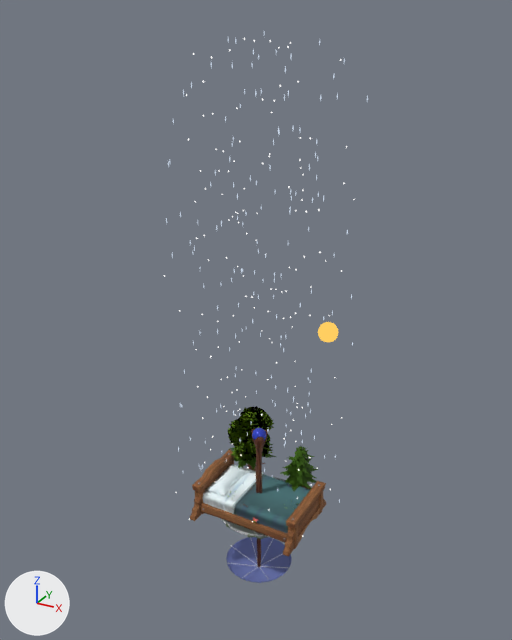
An edit to the glTF model app/src/main/assets/character/world.glb, drawn before and after from the same camera.
Rendered twice from a 50 mm camera at (2.97, -5.47, 4.99) aimed at (-0.09, 0.1, 2.21). Every picture has the same lights, and +X, +Y and +Z are marked at lower left. The older version comes first. Vertices at exactly the same position are counted once.

The first picture shows 'bed', 'env_day', 'env_snow', 'prop_staff', 'prop_umbrella' and 6 more.
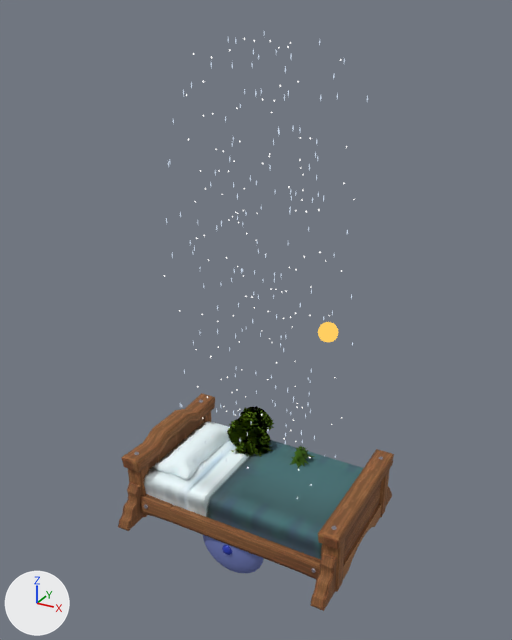
Boxes (x1, y1, x2, y2) around the edits, measured in the pictures (512 x 640 px):
'bed', rescaled (102% wider, 103% taller)
    before: (190, 450, 326, 557)
    after: (118, 393, 394, 611)
'prop_umbrella', reshaped
    before: (226, 537, 292, 583)
    after: (203, 535, 264, 573)
'prop_staff', moved, turned, rescaled (mostly hidden afterwards)
    before: (251, 428, 268, 567)
    after: (222, 545, 232, 555)
part 2 of me_prop_umbrella, added (blue)
    after: (203, 535, 264, 573)
part 3 of me_prop_umbrella, deleted (blue)
    before: (226, 537, 292, 583)

Diff of the bpy script that builds the scene:
```diff
--- a/app/src/main/assets/character/world.glb.py
+++ b/app/src/main/assets/character/world.glb.py
@@ me_prop_staff @@
 # used by ob_prop_staff; location = (0.0, 0.0, 0.0)
-me_prop_staff.from_pydata(...)  # 322 vertices, 636 faces; spans x -0.09..0.07, y -0.09..0.08, z -0.85..1.05
+me_prop_staff.from_pydata(...)  # 322 vertices, 636 faces; spans x -0.07..0.07, y -0.72..0.88, z -0.07..0.07
+# me_prop_staff part 1: the whole mesh is turned 90 degrees about the x axis through its middle and scaled by 0.842, then moved by (0.01, 0.08, -0.1)
 me_prop_staff.materials.append(mat_swsmat)
@@ me_prop_umbrella @@
 # used by ob_prop_umbrella; location = (0.0, 0.0, 0.0)
-me_prop_umbrella.from_pydata(...)  # 647 vertices, 1024 faces; spans x -0.369..0.369, y -0.369..0.369, z -0.793..0.054
+me_prop_umbrella.from_pydata(...)  # 645 vertices, 1024 faces; spans x -0.369..0.369, y -0.713..0.134, z -0.369..0.369
+# me_prop_umbrella part 2: a new loose piece of 224 vertices spanning x -0.366..0.366, y -0.685..-0.568, z -0.366..0.366, in mat_umbrella_cloth (blue #6f7cbc)
+# me_prop_umbrella part 3: the loose piece of 225 vertices spanning x -0.366..0.366, y -0.366..0.366, z -0.765..-0.648 is deleted
+# other edits to the shape of me_prop_umbrella do not show in these pictures
 me_prop_umbrella.materials.append(mat_umbrella_cloth)
@@ me_bed @@
 # used by ob_bed; location = (0.0, 0.0, 0.0)
-me_bed.from_pydata(...)  # 942 vertices, 1600 faces; spans x -0.603..0.603, y -0.469..0.469, z 0.0..0.403
+me_bed.from_pydata(...)  # 942 vertices, 1600 faces; spans x -1.206..1.206, y -0.938..0.938, z 0.0..0.806
+# me_bed part 4: the whole mesh is scaled about the mesh origin by 2
 me_bed.materials.append(mat_mi_trim_furniture)
```
